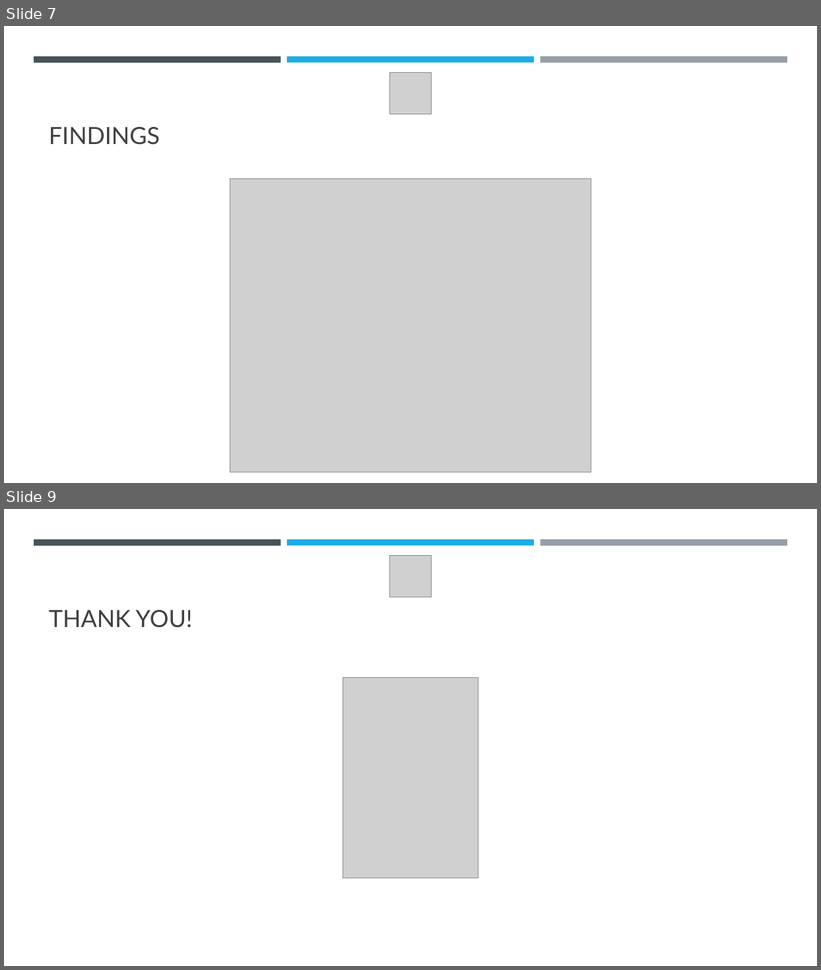
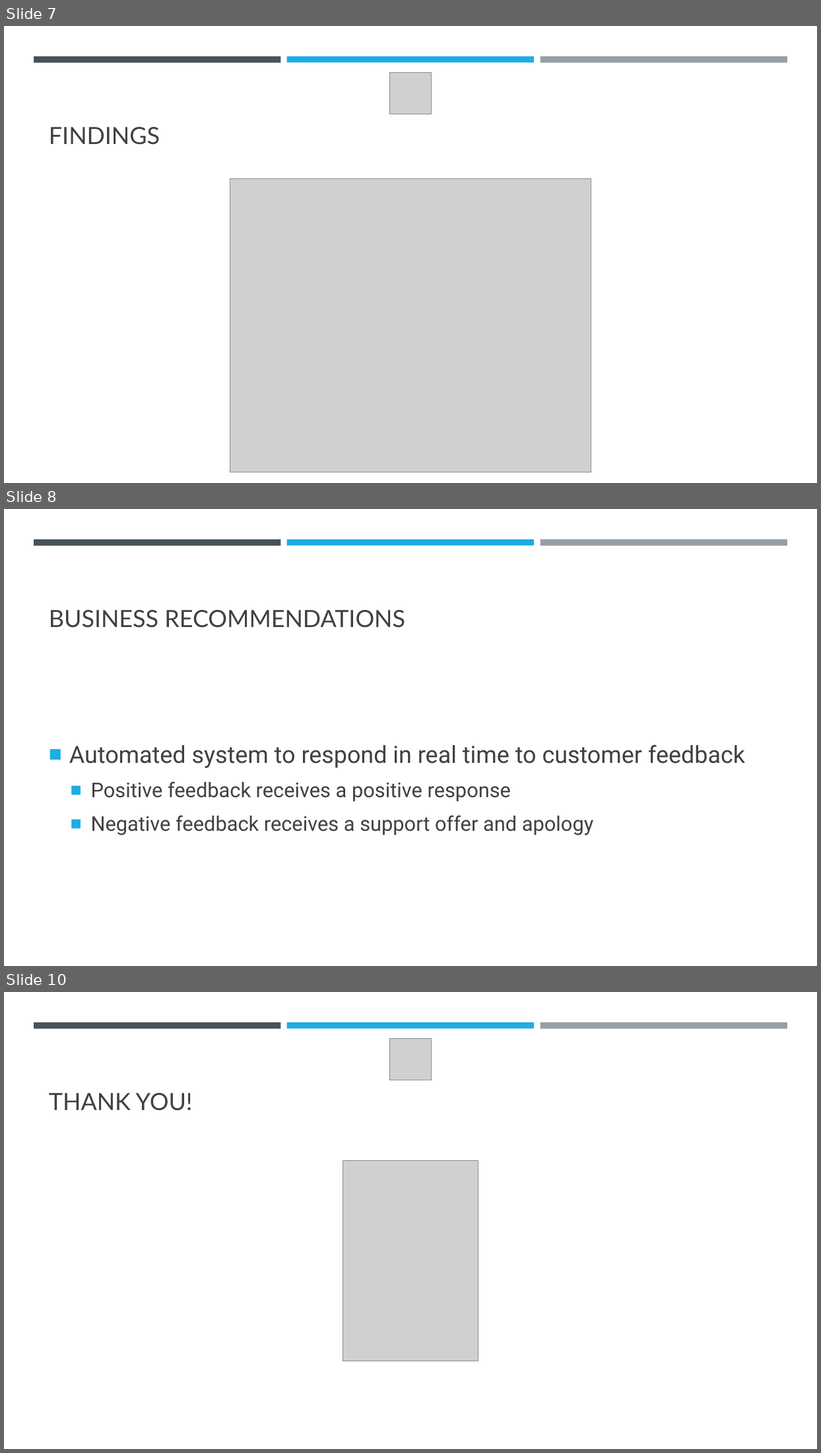
Before and after one commit to Lionslicer-Coding/mod4project, a slide deck: mod4presentation.pptx. Shown one above the other, each under a label of ours: slides 7 and 9 before the commit, slides 7, 8 and 10 after it; the slides between them are not shown. The pictures are 821x970 and 821x1453 pixels, drawn with LibreOffice and Linux fonts; fonts in the diff are those of the drawing; grey boxes stand for pictures. Boxes give left, top, right and bottom in pixels: in the first picture for what was removed or moved away, otherwise in the second. Text is boxed around its words. In the diff, an @@ line names an element or a change of style, - is before the commit and + after.

```diff
--- a/mod4presentation.pptx
+++ b/mod4presentation.pptx
@@ slide 8 added at [4, 509, 817, 966], background #FFFFFF; not listed: 3 template elements that a slide beside it also shows @@
@@ title added at [49, 610, 405, 628], 28 pt, text #404040 @@
+BUSINESS RECOMMENDATIONS
@@ text added at [69, 745, 745, 836], 24 pt, text #404040 @@
+■ Automated system to respond in real time to customer feedback
+  ■ Positive feedback receives a positive response
+  ■ Negative feedback receives a support offer and apology
@@ what was slide 9 is now slide 10 @@
```
Also in this commit, not shown: 5 slides changed, 2 other files.
